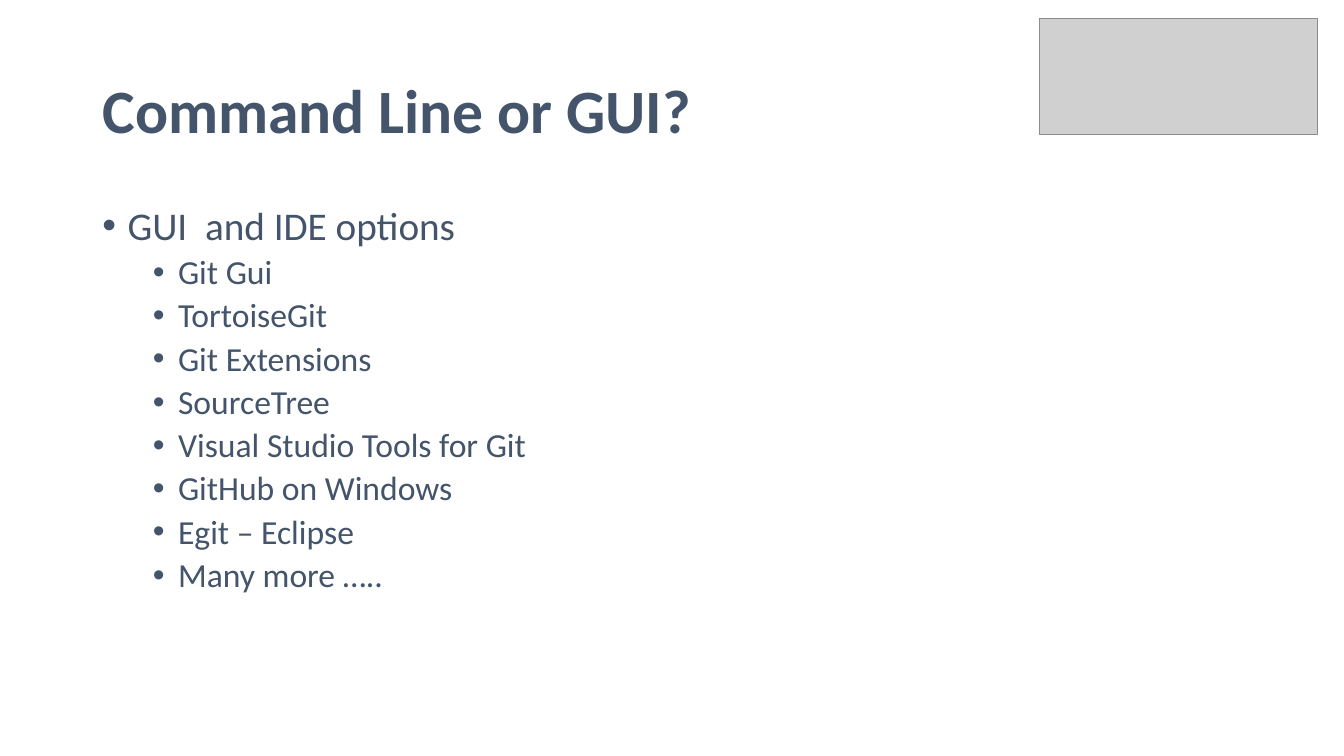
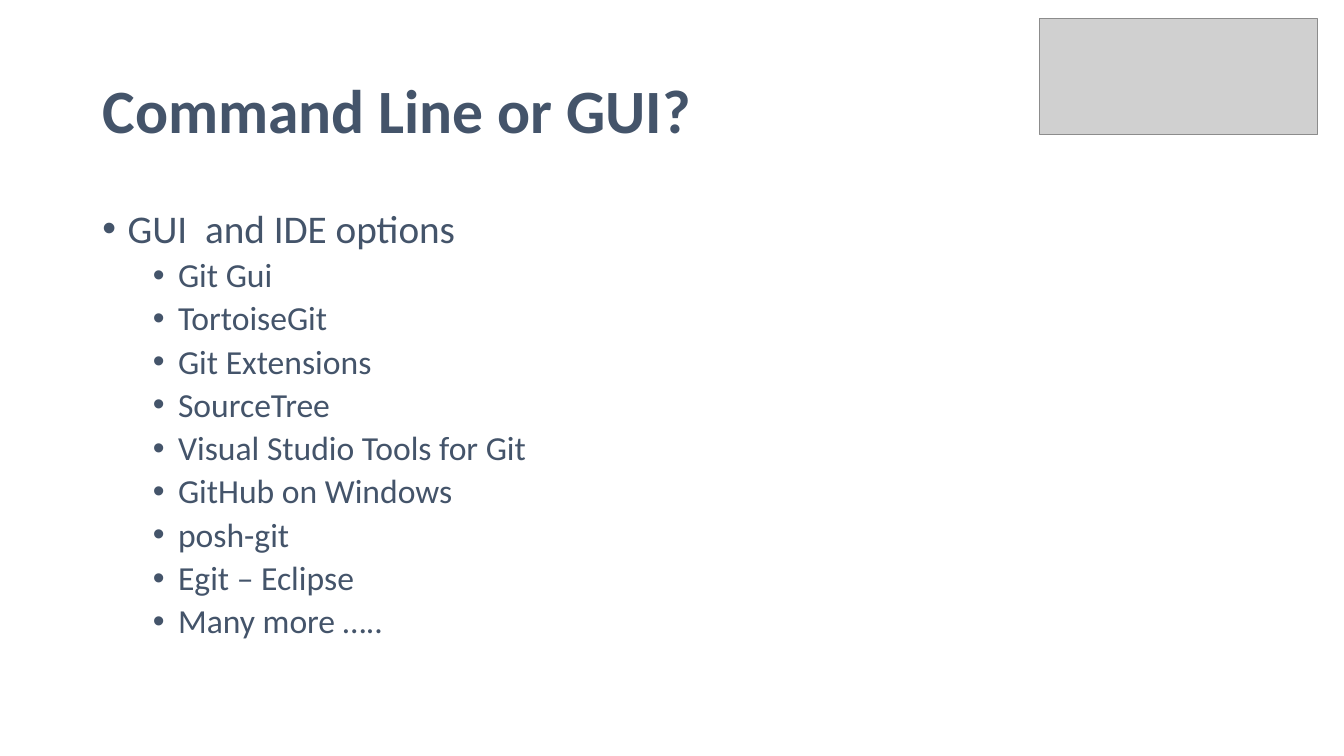
Before and after one commit to noelmcgrath/GitPresentation, a slide deck: slide 13 of Introduction to Git and GitHub.pptx (slide 10 before the commit). Drawn at 1344x756 pixels with LibreOffice and Linux fonts; fonts in the diff are those of the drawing; grey boxes stand for pictures. Boxes give left, top, right and bottom in pixels: in the first picture for what was removed or moved away, otherwise in the second. Text is boxed around its words. In the diff, an @@ line names an element or a change of style, - is before the commit and + after.

Commit message:
Added slodes for commands

```diff
--- a/Introduction to Git and GitHub.pptx
+++ b/Introduction to Git and GitHub.pptx
@@ text at <box>178,523,289,553</box>: paragraph added @@
+  • posh-git
```
Also in this commit, not shown: 5 other slides changed, 4 slides added.
